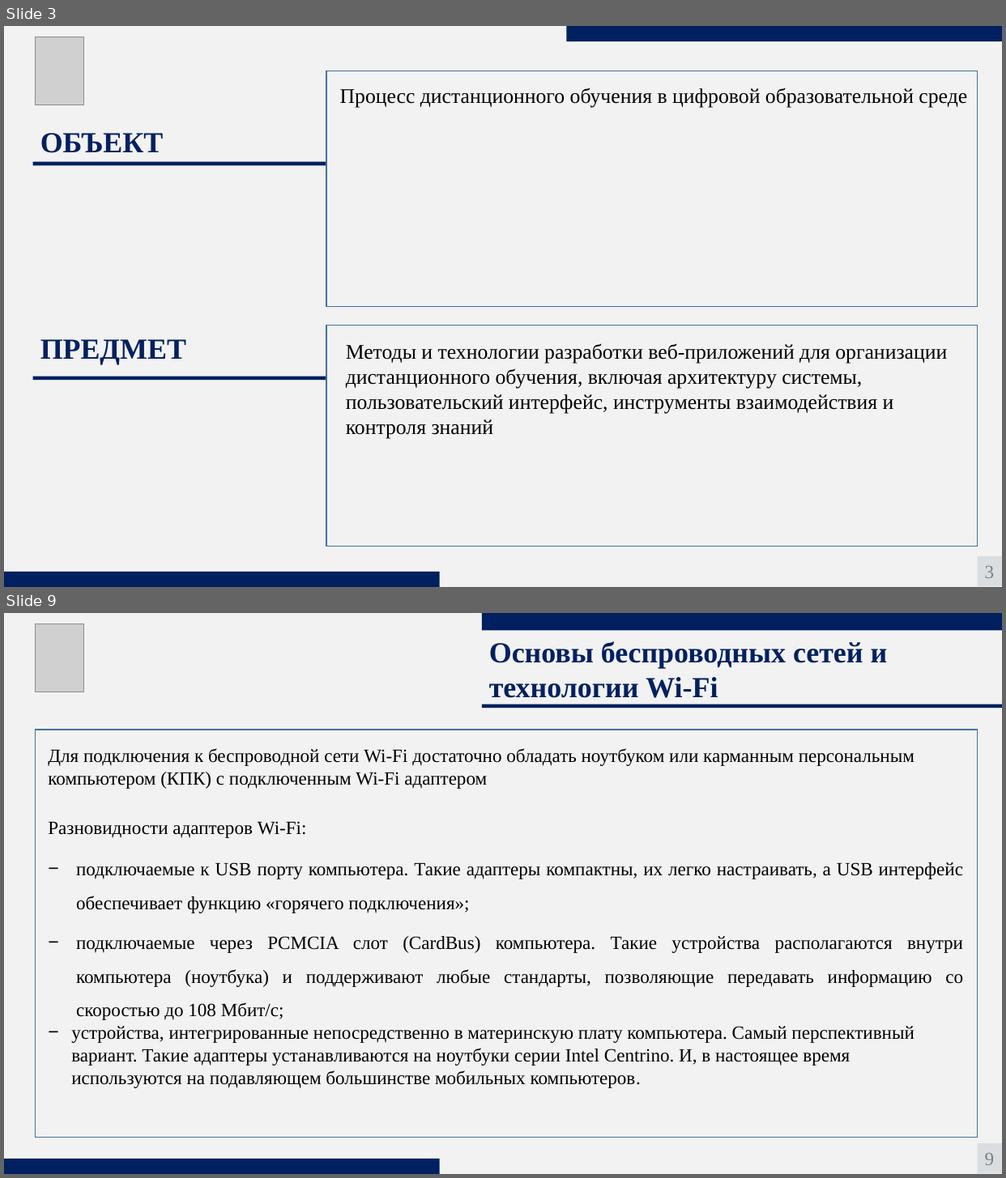
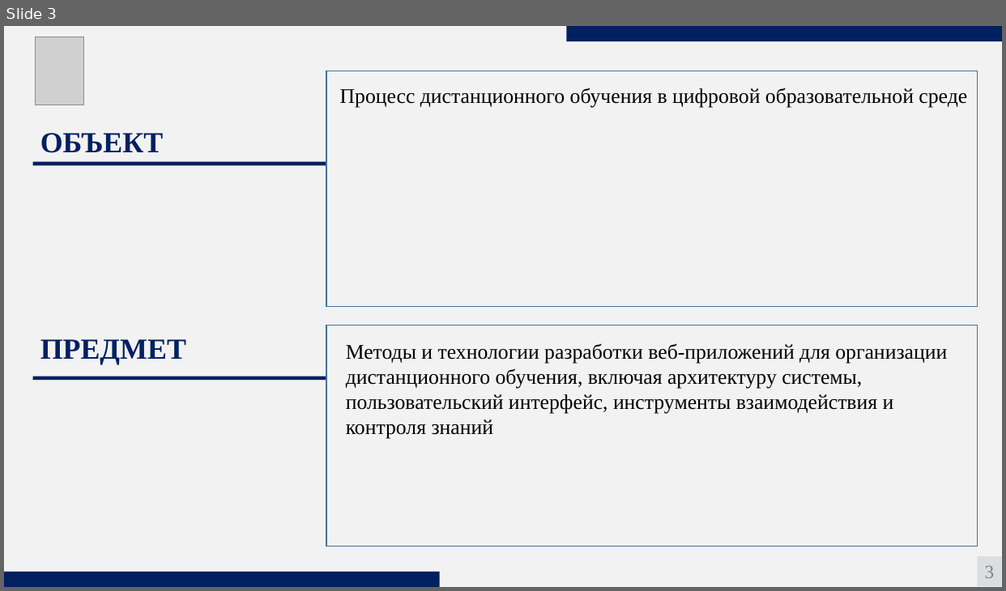
Before and after one commit to aftercraig/Education-Graduate, a slide deck: Дополнительные материалы/Диплом Боритько.pptx. Shown one above the other, each under a label of ours: slides 3 and 9 before the commit, slide 3 after it; the slides between them are not shown. The pictures are 1006x1178 and 1006x591 pixels, drawn with LibreOffice and Linux fonts; fonts in the diff are those of the drawing; grey boxes stand for pictures. Boxes give left, top, right and bottom in pixels: in the first picture for what was removed or moved away, otherwise in the second. Text is boxed around its words. In the diff, an @@ line names an element or a change of style, - is before the commit and + after.

```diff
--- a/Дополнительные материалы/Диплом Боритько.pptx
+++ b/Дополнительные материалы/Диплом Боритько.pptx
@@ slide 9 removed at [4, 613, 1002, 1174], background #F2F2F2 @@
@@ picture removed at [36, 624, 84, 692] @@
@@ rectangle removed at [482, 613, 1002, 630] @@
@@ text removed at [489, 641, 888, 698] @@
-Основы беспроводных сетей и технологии Wi-Fi
@@ rectangle removed at [482, 705, 1002, 708] @@
@@ rectangle removed at [36, 730, 978, 1138] @@
@@ text removed at [48, 748, 914, 789] @@
-Для подключения к беспроводной сети Wi-Fi достаточно обладать ноутбуком или карманным персональным компьютером (КПК) с подключенным Wi-Fi адаптером
@@ text removed at [48, 821, 307, 838] @@
-Разновидности адаптеров Wi-Fi:
@@ text removed at [71, 862, 963, 1088] @@
-− подключаемые к USB порту компьютера. Такие адаптеры компактны, их легко настраивать, а USB интерфейс обеспечивает функцию «горячего подключения»;
-− подключаемые через PCMCIA слот (CardBus) компьютера. Такие устройства располагаются внутри компьютера (ноутбука) и поддерживают любые стандарты, позволяющие передавать информацию со скоростью до 108 Мбит/с;
-− устройства, интегрированные непосредственно в материнскую плату компьютера. Самый перспективный вариант. Такие адаптеры устанавливаются на ноутбуки серии Intel Centrino. И, в настоящее время используются на подавляющем большинстве мобильных компьютеров.
@@ rectangle removed at [978, 1144, 1002, 1174] @@
-9
@@ rectangle removed at [4, 1159, 440, 1174] @@
```
Also in this commit, not shown: 3 slides changed, 5 slides added, 7 other slides removed, 2 other files.
